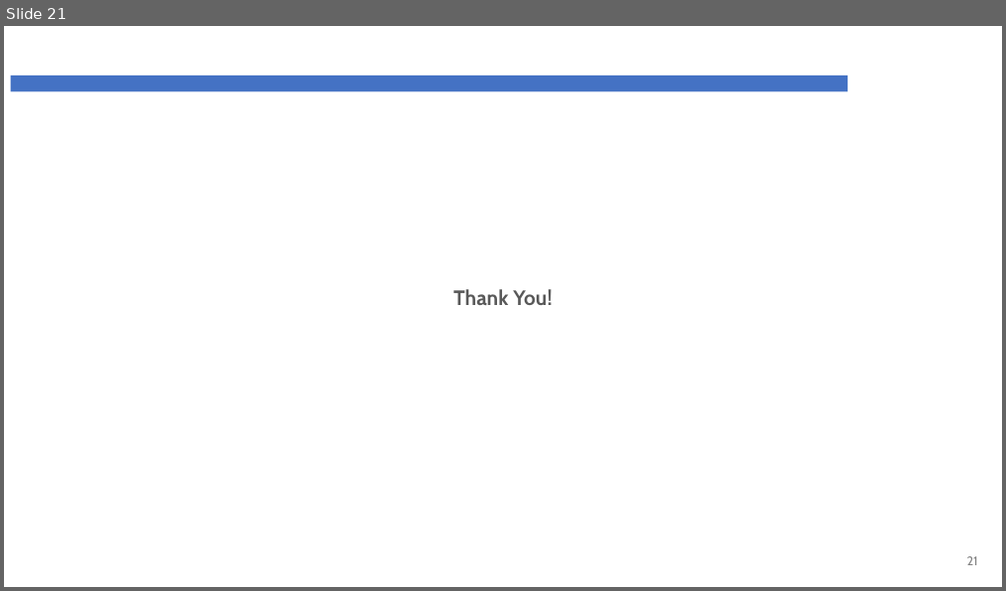
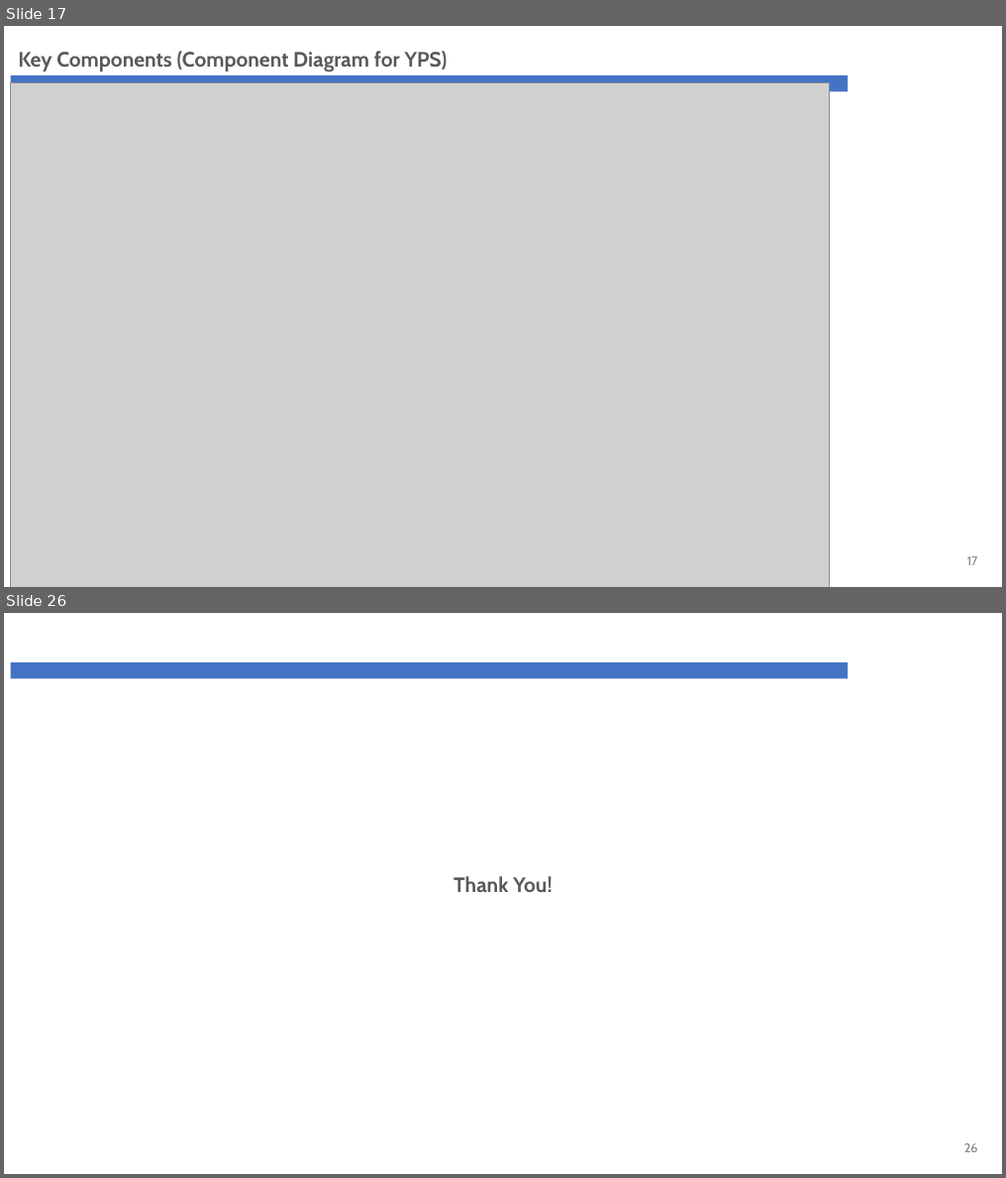
Before and after one commit to phyothuhan26/MySolutions, a slide deck: GandG_YPS/Presentation/G&G_Revamp_ARB.pptx. Shown one above the other, each under a label of ours: slide 21 before the commit, slides 17 and 26 after it; the slides between them are not shown. The pictures are 1006x591 and 1006x1178 pixels, drawn with LibreOffice and Linux fonts; fonts in the diff are those of the drawing; grey boxes stand for pictures; background and template pictures are left out. Boxes give left, top, right and bottom in pixels: in the first picture for what was removed or moved away, otherwise in the second. Text is boxed around its words. In the diff, an @@ line names an element or a change of style, - is before the commit and + after.

```diff
--- a/GandG_YPS/Presentation/G&G_Revamp_ARB.pptx
+++ b/GandG_YPS/Presentation/G&G_Revamp_ARB.pptx
@@ slide 17 added at <box>4,26,1002,587</box>, background #FFFFFF; not listed: 1 template element that a slide beside it also shows @@
@@ text added at <box>18,51,448,72</box>, 20 pt, text #595959, bold @@
+Key Components (Component Diagram for YPS)
@@ picture added at <box>11,82,829,587</box> @@
@@ page number added at <box>967,557,978,566</box>, 12 pt, text #808080 @@
+17
@@ what was slide 21 is now slide 26 @@
@@ page number at <box>964,1144,978,1153</box>: text changed @@
-21
+26
```
Also in this commit, not shown: 4 slides changed, 20 other slides added, 16 slides removed, 16 other files.
